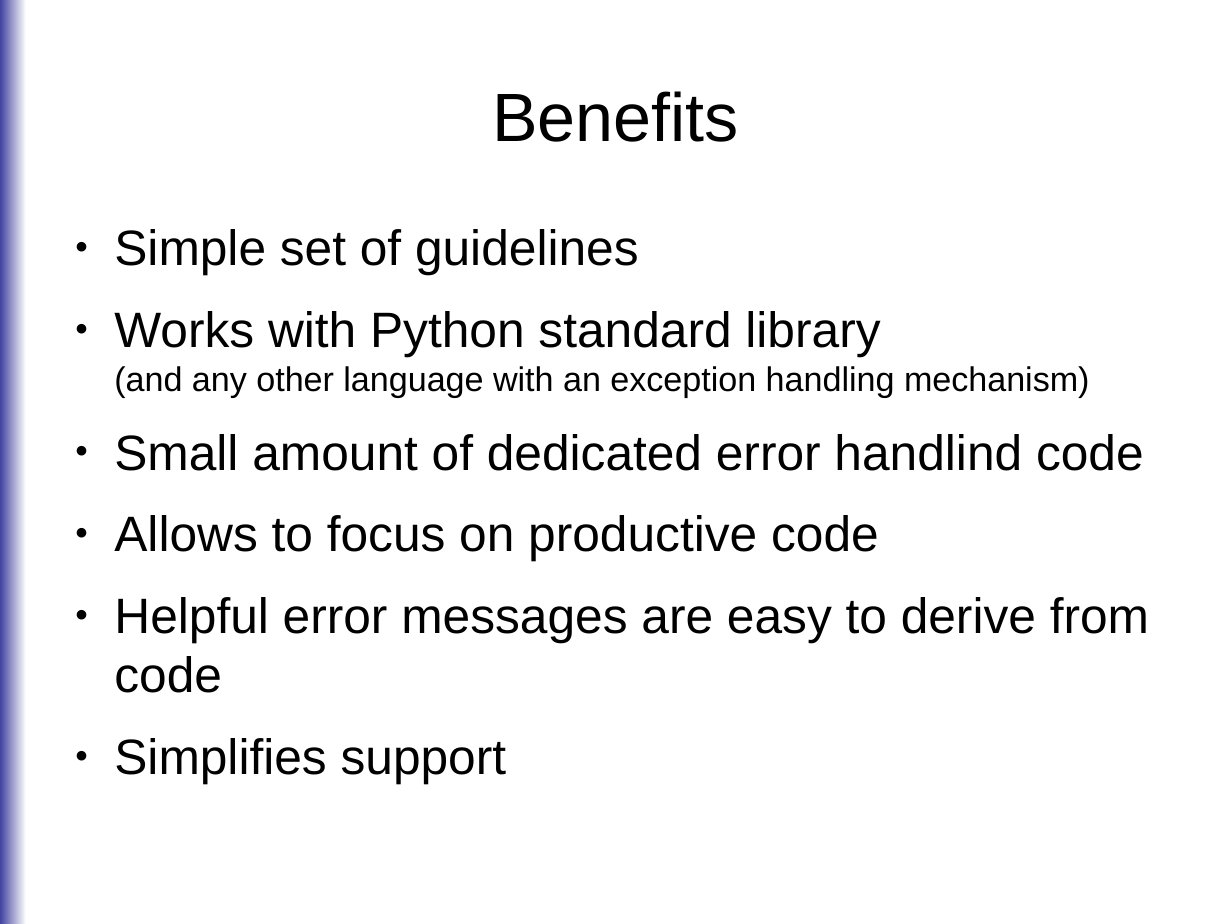
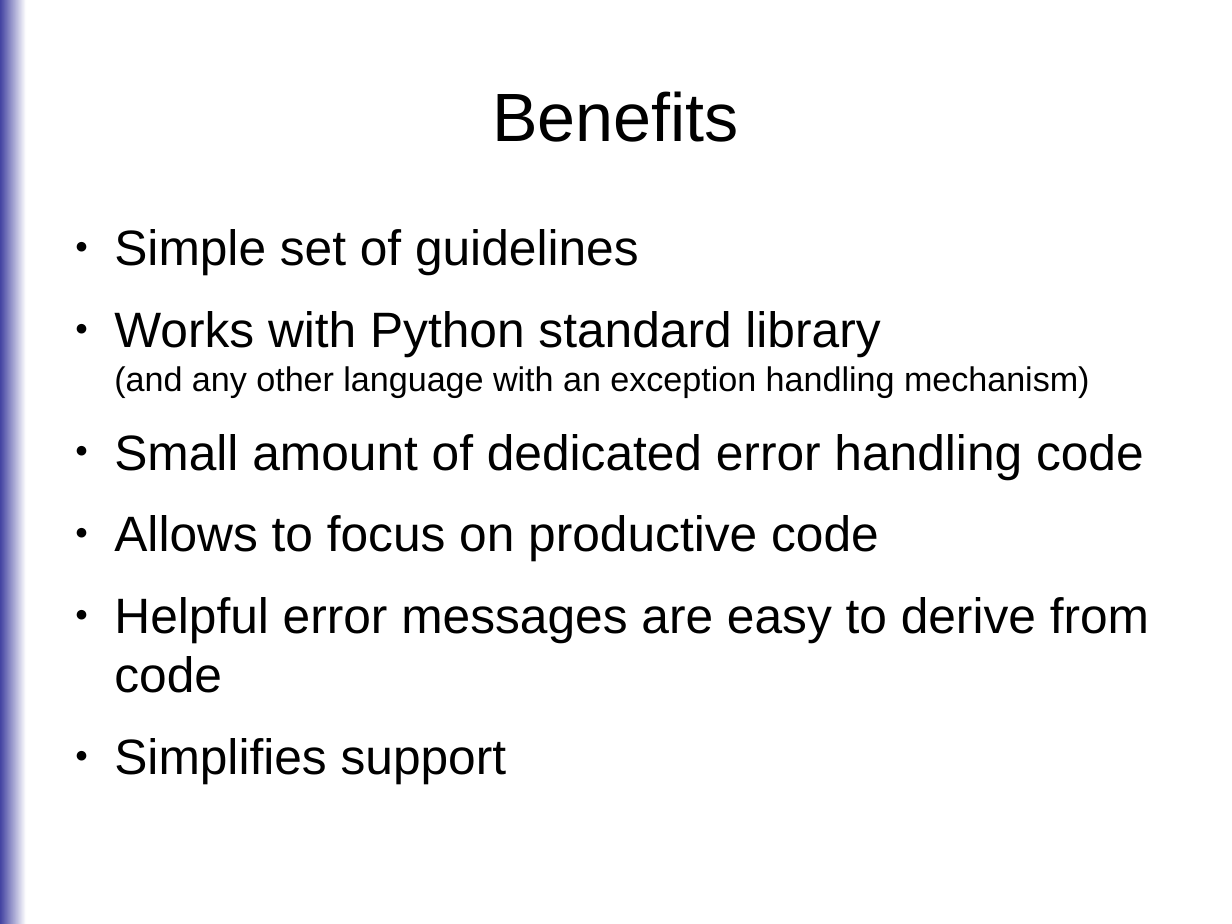
Before and after one commit to roskakori/talks, a slide deck: slide 2 of europython_2014/errorhandling/Solution oriented error handling.odp. Drawn at 1232x924 pixels with LibreOffice and Linux fonts; fonts in the diff are those of the drawing. Boxes give left, top, right and bottom in pixels: in the first picture for what was removed or moved away, otherwise in the second. Text is boxed around its words. In the diff, an @@ line names an element or a change of style, - is before the commit and + after.

Commit message:
Cleaned up spelling, formatting and untranslated German words.

```diff
--- a/europython_2014/errorhandling/Solution oriented error handling.odp
+++ b/europython_2014/errorhandling/Solution oriented error handling.odp
@@ text at [114,434,1144,479]: text changed @@
-● Small amount of dedicated error handlind code
+● Small amount of dedicated error handling code
```
Also in this commit, not shown: 16 other slides changed.
